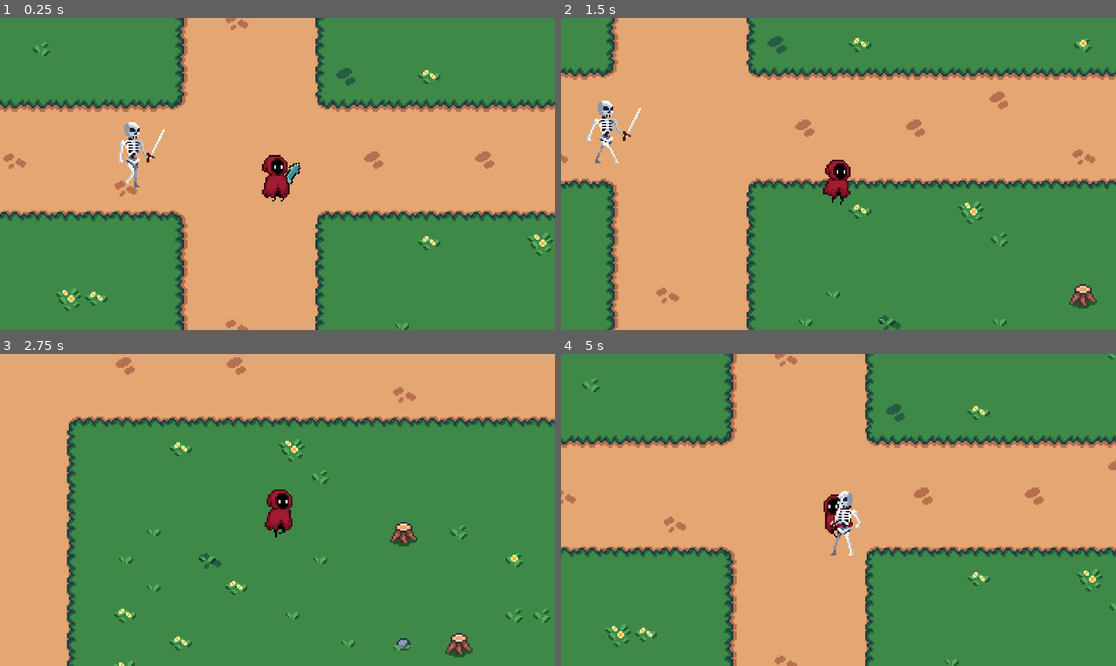
Above: before the commit, frames 1-4 (two rows, left to right).
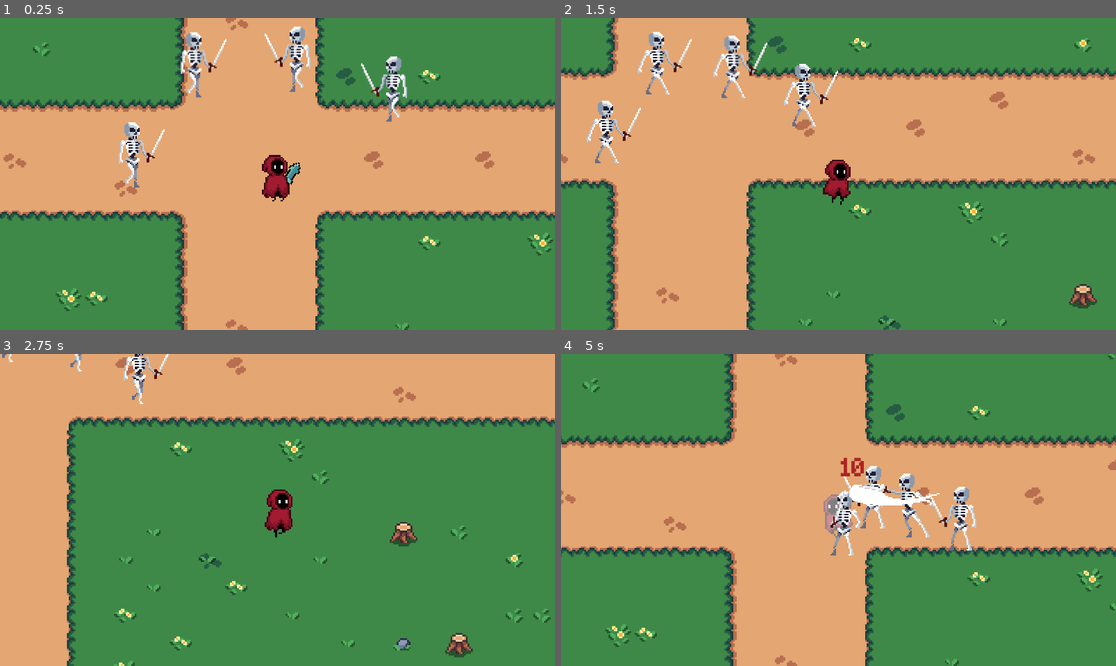
Above: after the commit, the same moments.

Repository: Jerga99/godot-2d-game-course
Game: Godot game, scene res://scenes/play_scene.tscn
Two runs of this game, one before a commit and one after it. Both use one fixed random seed, a clock stepped at 60 frames per second and the inputs below.
Inputs (mouse positions are in pixels of both pictures, inside the frame that each line leads up to):
- Up to frame 1 (0.25 s): no input
- Up to frame 2 (1.5 s): move the mouse to (960, 158) at 0.52 s; hold D (right) 0.53-1.28 s; tap 1 (ability_1) at 0.6 s; move the mouse to (727, 189) at 1.27 s; hold S (down) from 1.28 s (still down); tap 2 (ability_2) at 1.35 s
- Up to frame 3 (2.75 s): move the mouse to (333, 441) at 2.02 s; release S (down) at 2.03 s; hold D (right) from 2.03 s (still down); tap 3 (ability_3) at 2.1 s
- Up to frame 4 (5 s): move the mouse to (810, 572) at 2.77 s; release D (right) at 2.78 s; hold W (up) 2.78-3.53 s; tap 1 (ability_1) at 2.85 s; move the mouse to (1005, 556) at 3.52 s; hold A (left) from 3.53 s (still down); tap 2 (ability_2) at 3.6 s; move the mouse to (672, 463) at 4.27 s; tap 3 (ability_3) at 4.35 s

The runs differ from the first frame. In frame 1, 1.6% of the frame differs, in the area x 32-74%, y 2-34%; in frame 2, 1.6%; in frame 3, 0.5%; in frame 4, 2.1%, in the area x 47-75%, y 33-64%.

Commit message:
Get multiple targets

Diff:
--- a/scenes/ability/slash_ability.tscn
+++ b/scenes/ability/slash_ability.tscn
@@ -5,7 +5,7 @@
 [ext_resource type="PackedScene" uid="uid://4pyr8i3tu5v3" path="res://scenes/ability/slash_ability_manifest.tscn" id="3_jabok"]
 [ext_resource type="Script" uid="uid://c8htvbdy2nj8o" path="res://scripts/ability/component/ability_push_back.gd" id="4_wqbl1"]
 [ext_resource type="Script" uid="uid://dlv7h3h01wgu3" path="res://scripts/ability/component/ability_turn_to_mouse.gd" id="5_6scyu"]
-[ext_resource type="Script" uid="uid://b8xa52gceh2ci" path="res://scripts/ability/component/ability_get_target.gd" id="6_jabok"]
+[ext_resource type="Script" uid="uid://b8xa52gceh2ci" path="res://scripts/ability/component/ability_get_targets.gd" id="6_jabok"]
 [ext_resource type="Script" uid="uid://bgc4ieq2gc1ey" path="res://scripts/ability/component/ability_deal_damage.gd" id="7_ny4m0"]
 
 [node name="SlashAbility" type="Node"]
@@ -26,7 +26,7 @@
 script = ExtResource("5_6scyu")
 metadata/_custom_type_script = "uid://dlv7h3h01wgu3"
 
-[node name="AbilityGetTarget" type="Node" parent="."]
+[node name="AbilityGetTargets" type="Node" parent="."]
 script = ExtResource("6_jabok")
 exec_delay = 0.3
 metadata/_custom_type_script = "uid://b8xa52gceh2ci"
--- a/scenes/play_scene.tscn
+++ b/scenes/play_scene.tscn
@@ -149,3 +149,12 @@
 
 [node name="Skeleton" parent="." instance=ExtResource("6_da3qe")]
 position = Vector2(-86, -19)
+
+[node name="Skeleton2" parent="." instance=ExtResource("6_da3qe")]
+position = Vector2(-48, -74)
+
+[node name="Skeleton3" parent="." instance=ExtResource("6_da3qe")]
+position = Vector2(9, -78)
+
+[node name="Skeleton4" parent="." instance=ExtResource("6_da3qe")]
+position = Vector2(68, -59)
--- a/scripts/ability/component/ability_deal_damage.gd
+++ b/scripts/ability/component/ability_deal_damage.gd
@@ -4,7 +4,8 @@
 @export var damage: float = 10.0
 
 func _activate(context: AbilityContext):
-	var target = context.target
-	if target != null:
+	var targets = context.targets
+
+	for target in targets:
 		if target is Entity:
 			target.apply_damage(damage)
--- a/scripts/ability/component/ability_get_target.gd
+++ b/scripts/ability/component/ability_get_targets.gd
@@ -1,14 +1,12 @@
 
-class_name AbilityGetTarget
+class_name AbilityGetTargets
 extends AbilityComponent
 
 @export var radius = 30.0
 
 func _activate(context: AbilityContext):
 	var targets = check_colliders_around_position(context.caster, radius)
-
-	if targets.size() > 0:
-		context.target = targets[0]
+	context.targets = targets
 
 func check_colliders_around_position(caster: Entity, radius: float) -> Array[Entity]:
 	var shape = CircleShape2D.new()
--- a/scripts/ability/component/ability_target_player.gd
+++ b/scripts/ability/component/ability_target_player.gd
@@ -3,4 +3,4 @@
 
 func _activate(context: AbilityContext):
 	var player = get_tree().get_first_node_in_group("player")
-	context.target = player
+	context.targets = [player]
--- a/scripts/ability/core/ability_context.gd
+++ b/scripts/ability/core/ability_context.gd
@@ -3,13 +3,14 @@
 
 var caster: Entity
 var ability: Ability
-var target: Variant = null
+var targets: Array[Variant] = []
 
 func _init(_caster: Entity, _ability: Ability):
 	self.caster = _caster
 	self.ability = _ability
 
-func get_target_position() -> Vector2:
+func get_target_position(idx: int) -> Vector2:
+	var target = targets[idx]
 	if target is Entity:
 		return target.global_position
 	elif target is Vector2:
Renamed: scripts/ability/component/ability_get_target.gd.uid -> scripts/ability/component/ability_get_targets.gd.uid
